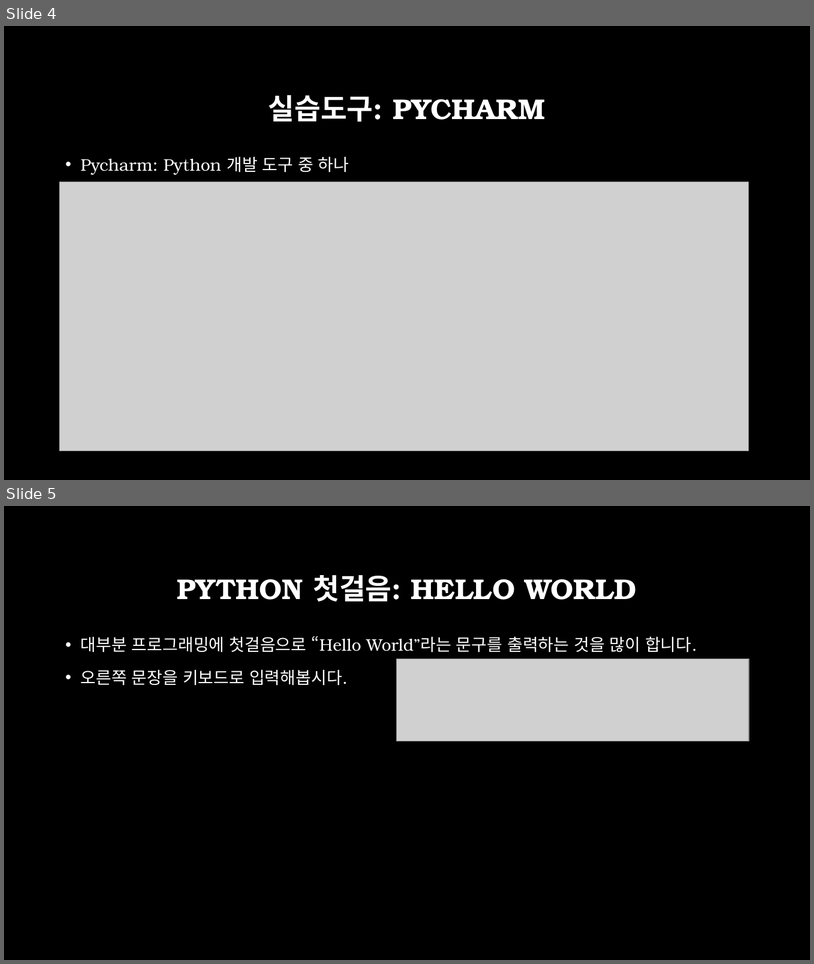
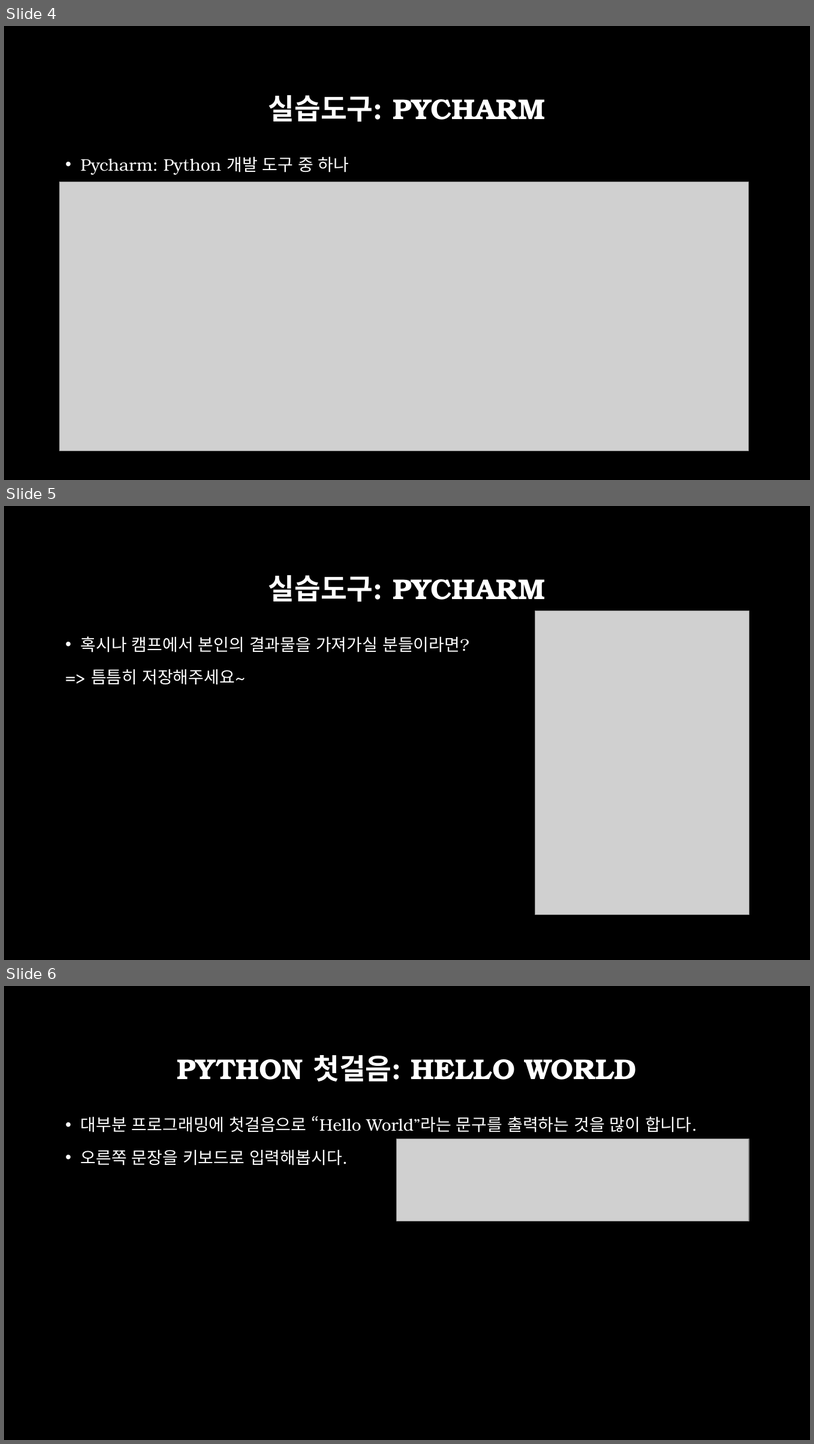
Before and after one commit to across0406/2017-GNU-Science-Camp-of-Computer-Science, a slide deck: ppt/2. 실습환경 및 Python 기초.pptx. Shown one above the other, each under a label of ours: slides 4 and 5 before the commit, slides 4, 5 and 6 after it. The pictures are 814x964 and 814x1444 pixels, drawn with LibreOffice and Linux fonts; fonts in the diff are those of the drawing; grey boxes stand for pictures; background and template pictures are left out. Boxes give left, top, right and bottom in pixels: in the first picture for what was removed or moved away, otherwise in the second. Text is boxed around its words. In the diff, an @@ line names an element or a change of style, - is before the commit and + after.

```diff
--- a/ppt/2. 실습환경 및 Python 기초.pptx
+++ b/ppt/2. 실습환경 및 Python 기초.pptx
@@ slide 5 added at (4, 506, 810, 960), background picture (left out) @@
@@ title added at (269, 575, 545, 602), 34 pt, text #FFFFFF, bold @@
+실습도구: PYCHARM
@@ picture added at (536, 610, 750, 915) @@
@@ text added at (81, 636, 469, 685), 20 pt, text #FFFFFF @@
+• 혹시나 캠프에서 본인의 결과물을 가져가실 분들이라면?
+=> 틈틈히 저장해주세요~
@@ what was slide 5 is now slide 6 @@
```
Also in this commit, not shown: 5 slides changed, 3 other slides added, 5 other files.
